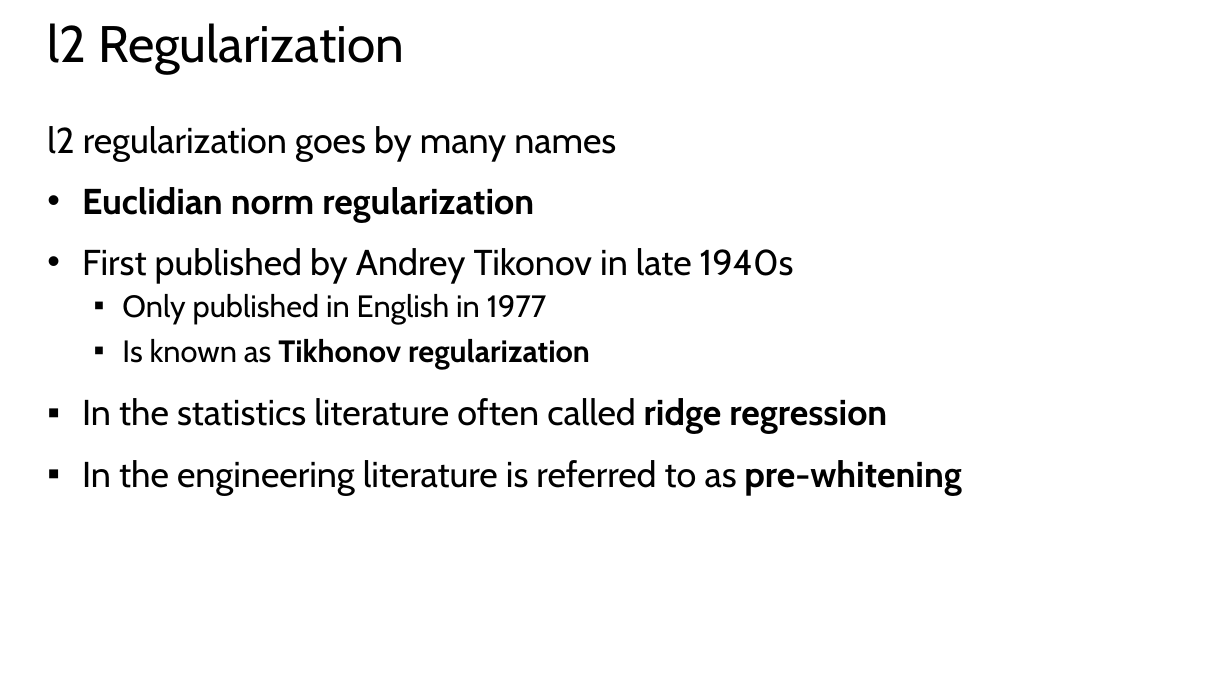
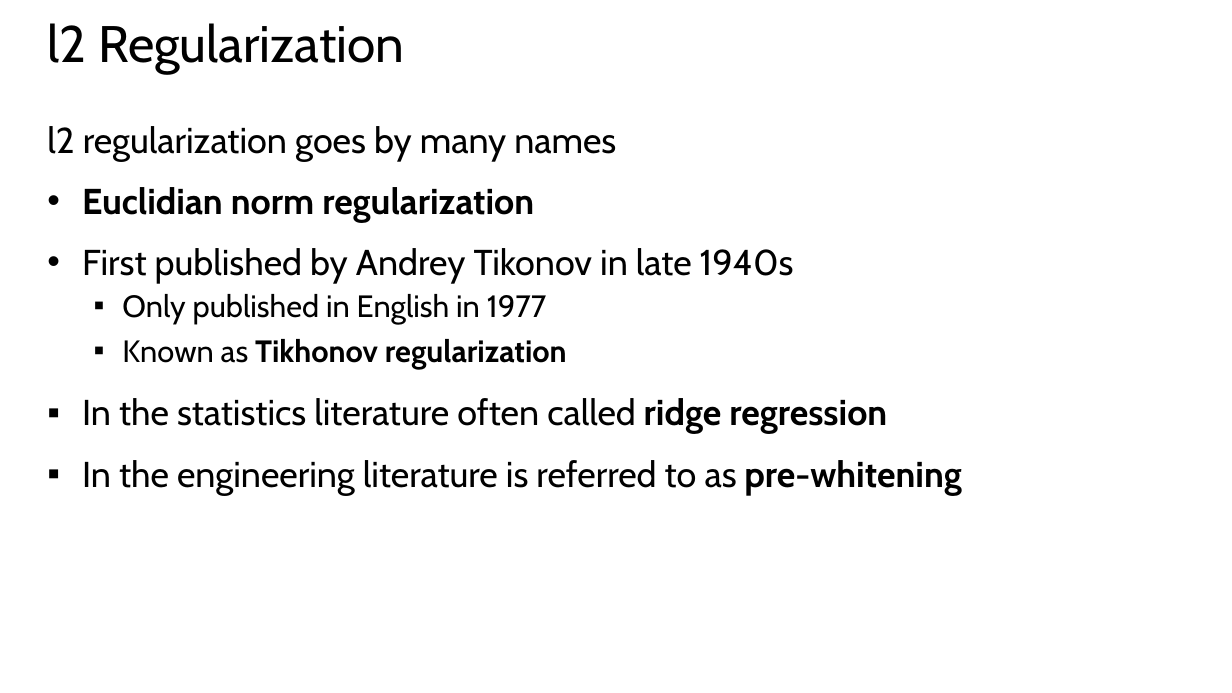
Before and after one commit to StephenElston/CSCI-E25, a slide deck: slide 50 of Slides/4_MachineLearningForCV.pptx. Drawn at 1232x693 pixels with LibreOffice and Linux fonts; fonts in the diff are those of the drawing. Boxes give left, top, right and bottom in pixels: in the first picture for what was removed or moved away, otherwise in the second. Text is boxed around its words. In the diff, an @@ line names an element or a change of style, - is before the commit and + after.

```diff
--- a/Slides/4_MachineLearningForCV.pptx
+++ b/Slides/4_MachineLearningForCV.pptx
@@ text at (122,339,567,368): text changed @@
-  ▪ Is known as Tikhonov regularization
+  ▪ Known as Tikhonov regularization
```
Also in this commit, not shown: 18 other slides changed, 2 slides added, 1 other file.
